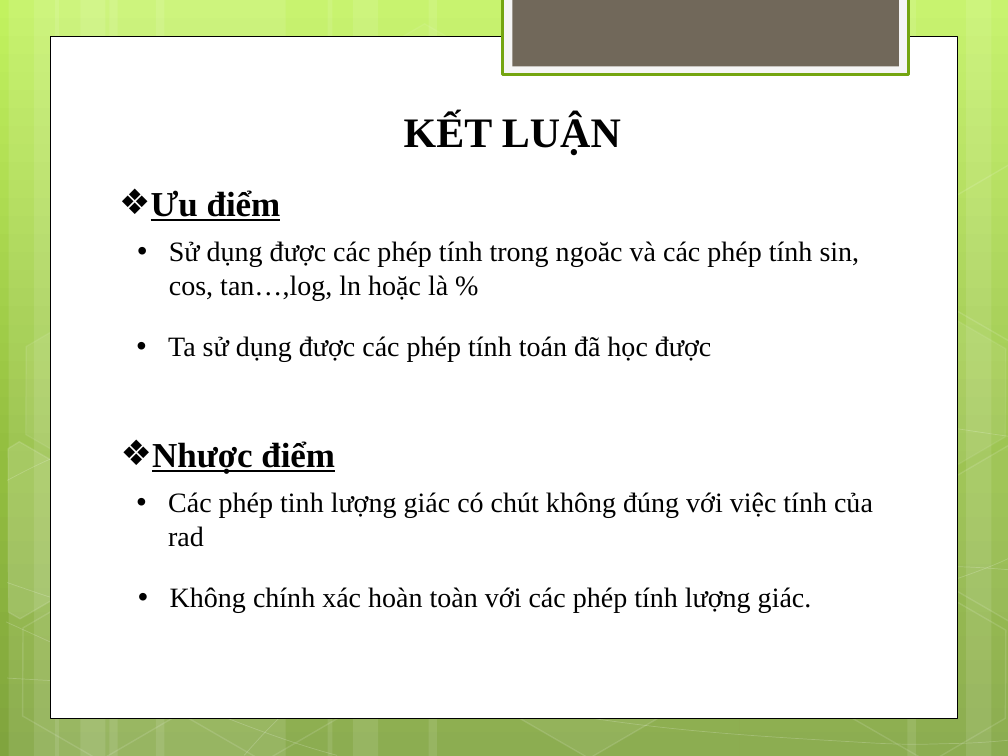
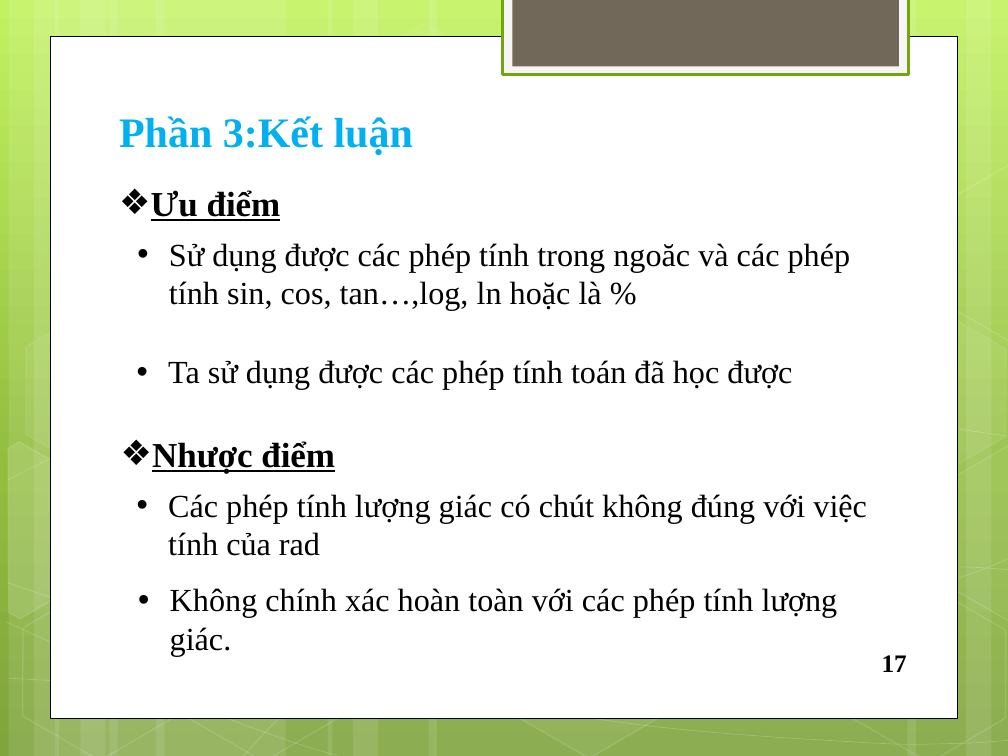
Before and after one commit to vohoang17110143/DoAn, a slide deck: slide 19 of CALCULATOR.pptx (slide 15 before the commit). Drawn at 1008x756 pixels with LibreOffice and Linux fonts; fonts in the diff are those of the drawing. Boxes give left, top, right and bottom in pixels: in the first picture for what was removed or moved away, otherwise in the second. Text is boxed around its words. In the diff, an @@ line names an element or a change of style, - is before the commit and + after.

```diff
--- a/CALCULATOR.pptx
+++ b/CALCULATOR.pptx
@@ text at (119,116,413,155): text changed; text colour #000000 to #00B0F0 @@
-KẾT LUẬN
+Phần 3:Kết luận
@@ text "Ta sử dụng được các ...": place and size @@
-text "Ta sử dụng được các ..." at (168,336,711,362)
+text "Ta sử dụng được các ..." at (168,360,792,390)
@@ text at (168,494,867,556): text changed; size 20 to 23 pt @@
-• Các phép tinh lượng giác có chút không đúng với việc tính của rad
+• Các phép tính lượng giác có chút không đúng với việc tính của rad
@@ size 20 to 23 pt in 3 elements at (169,243,851,311), (168,360,792,390), (170,588,838,657) @@
@@ text added at (882,655,907,672), 18 pt, text #000000, bold @@
+17
```
Also in this commit, not shown: 14 other slides changed, 4 slides added.
